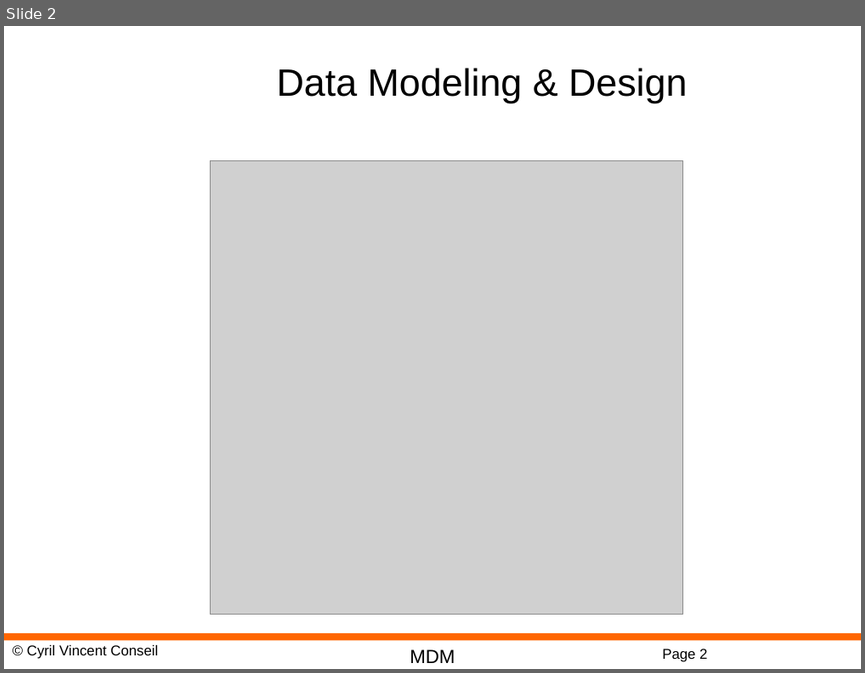
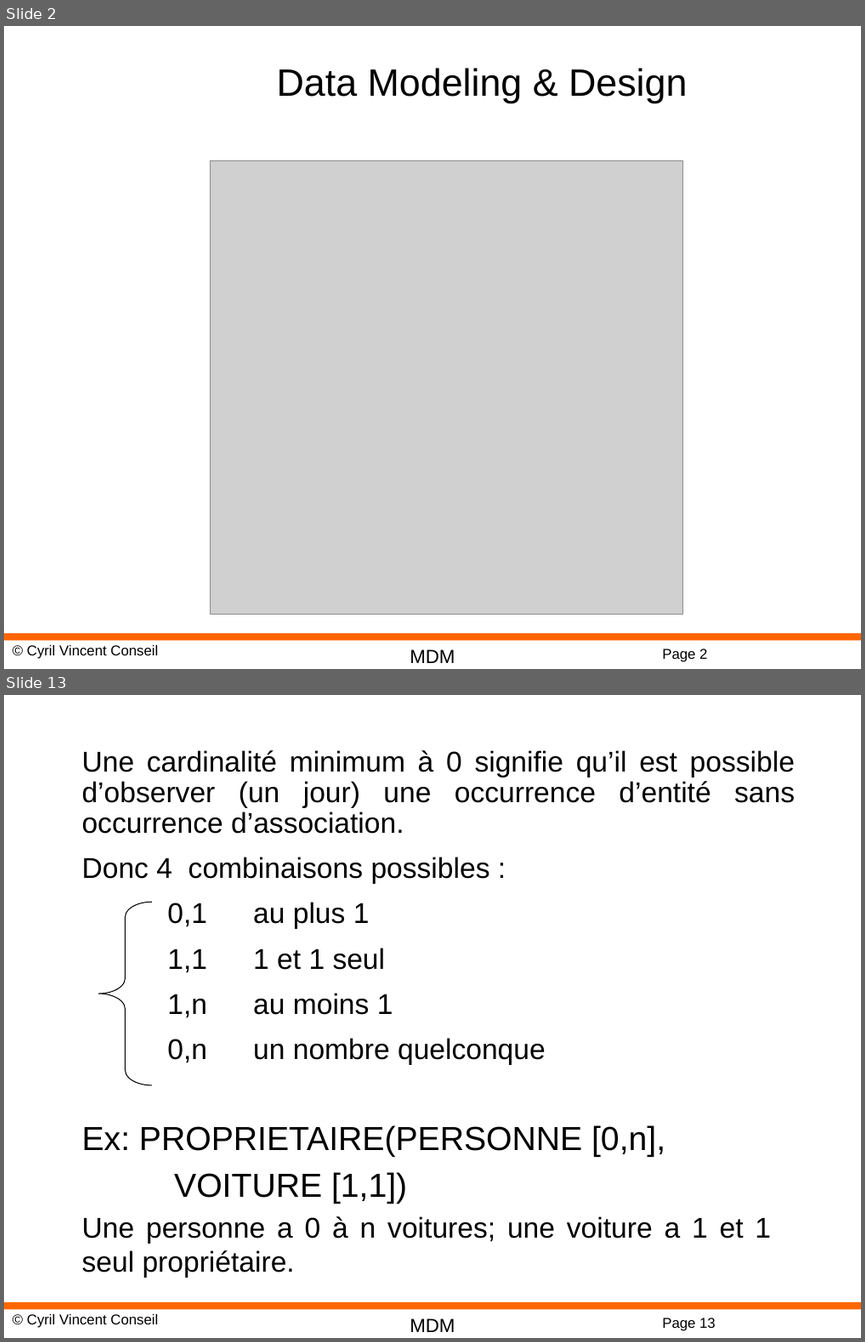
Before and after one commit to cyrilvincent/mdm, a slide deck: DM05-Design.pptx. Shown one above the other, each under a label of ours: slide 2 before the commit, slides 2 and 13 after it; the slides between them are not shown. The pictures are 865x673 and 865x1342 pixels, drawn with LibreOffice and Linux fonts; fonts in the diff are those of the drawing; grey boxes stand for pictures; background and template pictures are left out. Boxes give left, top, right and bottom in pixels: in the first picture for what was removed or moved away, otherwise in the second. Text is boxed around its words. In the diff, an @@ line names an element or a change of style, - is before the commit and + after.

```diff
--- a/DM05-Design.pptx
+++ b/DM05-Design.pptx
@@ slide 13 added at (4,695,861,1338), background #FFFFFF; not listed: 4 template elements that a slide beside it also shows @@
@@ text added at (82,750,794,1277), 24 pt, text #000000 @@
+Une cardinalité minimum à 0 signifie qu’il est possible d’observer (un jour) une occurrence d’entité sans occurrence d’association.
+Donc 4 combinaisons possibles :
+0,1 au plus 1
+1,1 1 et 1 seul
+1,n au moins 1
+0,n un nombre quelconque
+Ex: PROPRIETAIRE(PERSONNE [0,n],
+VOITURE [1,1])
+Une personne a 0 à n voitures; une voiture a 1 et 1 seul propriétaire.
@@ left brace added at (98,902,151,1085), outline #000000 0.75 pt @@
```
Also in this commit, not shown: 1 slide changed, 58 other slides added, 3 slides removed, 32 other files.
